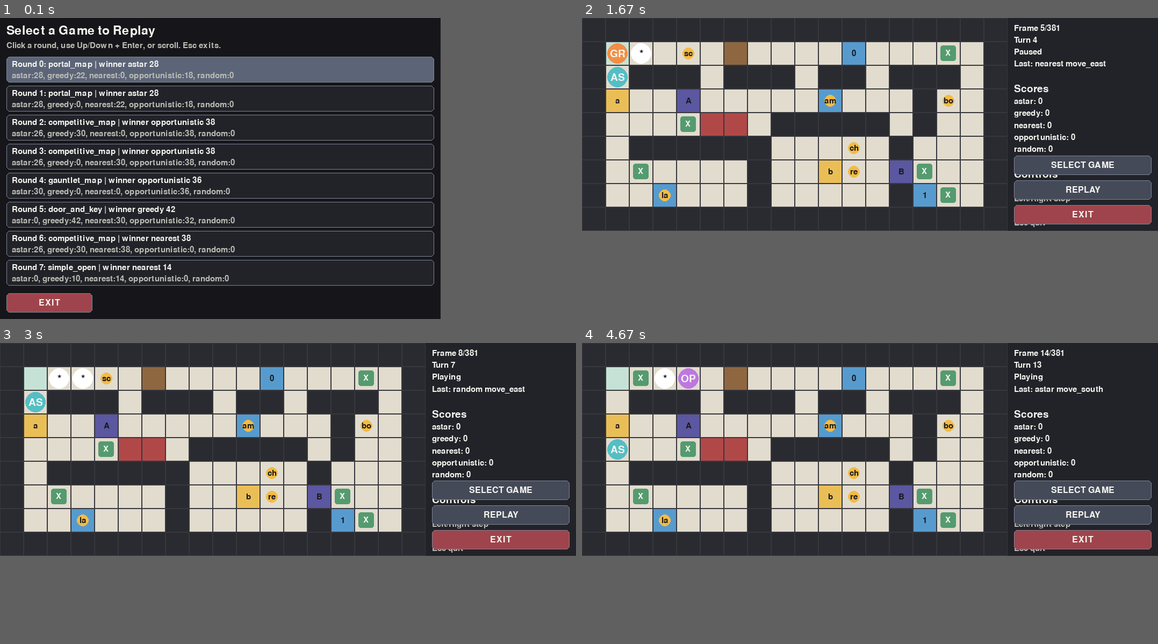
Above: before the commit, frames 1-4 (two rows, left to right).
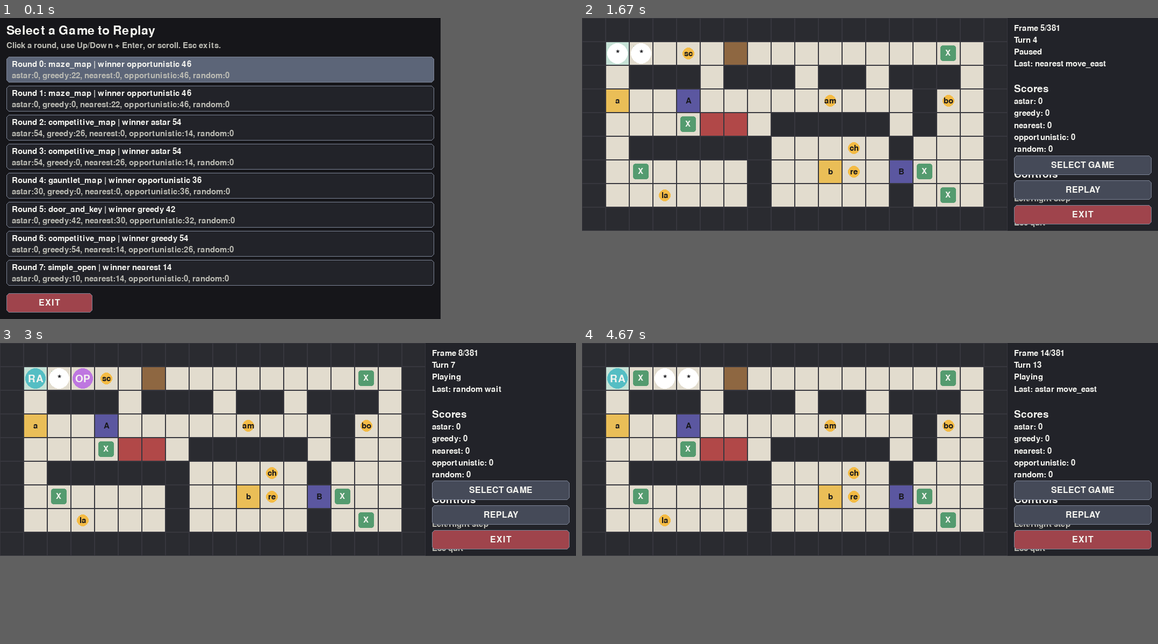
Above: after the commit, the same moments.

Repository: supertweety/DungeonDelivery
Game: pygame game, started from examples/replay_pygame.py
Two runs of this game, one before a commit and one after it. Both use one fixed random seed, a clock stepped at 60 frames per second and the inputs below.
Inputs (mouse positions are in pixels of both pictures, inside the frame that each line leads up to):
- Up to frame 1 (0.1 s): no input
- Up to frame 2 (1.67 s): click (800, 168) at 0.38 s; hold Right 0.67-1.13 s; hold Right 1.17-1.63 s; tap Space at 1.23, 1.53 s
- Up to frame 3 (3 s): hold Left 1.67-2.2 s; tap Space at 1.73, 2.03, 2.73 s; hold Right from 2.67 s (still down)
- Up to frame 4 (4.67 s): tap Space at 3.03, 3.4, 3.7, 3.9, 4.2, 4.4 s; release Right at 3.3 s; hold Left 3.33-3.8 s; hold Right 3.83-4.3 s; hold Right from 4.33 s (still down)

The runs differ from the first frame. In frame 1, 2.7% of the frame differs, in the area x 5-41%, y 14-79%; in frame 2, 1.4%; in frame 3, 1.7%; in frame 4, 1.6%.

Commit message:
Remove portals from game rules

Diff:
--- a/dungeon_delivery/core.py
+++ b/dungeon_delivery/core.py
@@ -200,7 +200,6 @@
     max_turns: int
     round_number: int
     terrain_costs: Mapping[str, int]
-    portals: Mapping[str, tuple[Position, ...]]
 
     def get_cell(self, position: Position) -> str:
         """Return the map character at ``position``."""
@@ -227,7 +226,7 @@
     def neighbors(
         self, position: Position, keys: set[str] | frozenset[str] | None = None
     ) -> list[tuple[Position, Action, int]]:
-        """Return passable neighboring positions after portal teleportation.
+        """Return passable neighboring positions.
 
         Each item is ``(next_position, action, movement_cost)``.
         """
@@ -239,8 +238,7 @@
             if not self.is_passable(raw_next, keys):
                 continue
             cost = self.get_cell_cost(raw_next)
-            final_next = apply_portal(raw_next, self.grid, self.portals)
-            result.append((final_next, action, cost))
+            result.append((raw_next, action, cost))
         return result
 
     def estimate_path_cost(
@@ -250,7 +248,7 @@
 
         The ``keys`` argument is accepted for API consistency with richer
         planning helpers, but this deliberately simple estimate ignores keys,
-        walls, doors, terrain costs, portals, packages, and other agents.
+        walls, doors, terrain costs, packages, and other agents.
         """
 
         return abs(start[0] - goal[0]) + abs(start[1] - goal[1])
@@ -292,23 +290,12 @@
     return [(r, c) for r, row in enumerate(grid) for c, ch in enumerate(row) if ch == "S"]
 
 
-def find_portals(grid: tuple[str, ...]) -> dict[str, tuple[Position, ...]]:
-    """Return portal labels mapped to sorted positions."""
-
-    portals: dict[str, list[Position]] = {}
-    for r, row in enumerate(grid):
-        for c, ch in enumerate(row):
-            if ch.isdigit():
-                portals.setdefault(ch, []).append((r, c))
-    return {label: tuple(sorted(positions)) for label, positions in portals.items()}
-
-
 def cell_cost(cell: str, terrain_costs: Mapping[str, int]) -> int:
     """Return cost of entering a cell character."""
 
     if cell in terrain_costs:
         return terrain_costs[cell]
-    if cell.islower() or cell.isupper() or cell.isdigit():
+    if cell.islower() or cell.isupper():
         return 1
     return 1
 
@@ -329,19 +316,6 @@
     return True
 
 
-def apply_portal(position: Position, grid: tuple[str, ...], portals: Mapping[str, tuple[Position, ...]]) -> Position:
-    """Return final position after deterministic portal teleportation."""
-
-    cell = grid[position[0]][position[1]]
-    if not cell.isdigit():
-        return position
-    positions = portals.get(cell, ())
-    if len(positions) < 2:
-        return position
-    index = positions.index(position)
-    return positions[(index + 1) % len(positions)]
-
-
 def render_board(state: GameState) -> str:
     """Render the current board as ASCII for debugging.
 
@@ -371,7 +345,7 @@
     for package in packages.values():
         if package.package_id not in snapshot.delivered_packages:
             dr, dc = package.destination
-            if cells[dr][dc] in ".S~^" or cells[dr][dc].isdigit():
+            if cells[dr][dc] in ".S~^":
                 cells[dr][dc] = "x"
     for package_id in snapshot.available_packages:
         package = packages[package_id]
@@ -409,7 +383,6 @@
             name = getattr(agents[agent_id], "name", agent_id)
             state_agents[agent_id] = AgentState(agent_id=agent_id, name=name, position=start)
         self.turn_order = turn_order or agent_ids
-        self.portals = find_portals(config.grid)
         package_map = {package.package_id: package for package in config.packages}
         self.state = GameState(
             grid=config.grid,
@@ -516,7 +489,6 @@
             max_turns=self.state.max_turns,
             round_number=self.state.round_number,
             terrain_costs=MappingProxyType(dict(self.state.terrain_costs)),
-            portals=MappingProxyType(self.portals),
         )
         return observation
 
@@ -549,13 +521,10 @@
             dr, dc = action.direction.value
             raw_next = (agent.position[0] + dr, agent.position[1] + dc)
             cost = cell_cost(self.state.grid[raw_next[0]][raw_next[1]], self.state.terrain_costs)
-            agent.position = apply_portal(raw_next, self.state.grid, self.portals)
-            final_cell = self.state.grid[agent.position[0]][agent.position[1]]
+            agent.position = raw_next
             raw_cell = self.state.grid[raw_next[0]][raw_next[1]]
             if raw_cell.islower():
                 agent.collected_keys.add(raw_cell)
-            if final_cell.islower():
-                agent.collected_keys.add(final_cell)
             agent.delay_counter = max(0, cost - 1)
             return
 
--- a/dungeon_delivery/maps.py
+++ b/dungeon_delivery/maps.py
@@ -92,15 +92,15 @@
     description="Two keys unlock higher-value routes, but there are still fallback deliveries.",
 )
 
-PORTAL_MAP = MapSpec(
-    name="portal_map",
-    grid=(
-        "################",
-        "#S..0....#.....#",
+MAZE_MAP = MapSpec(
+    name="maze_map",
+    grid=(
+        "################",
+        "#S.......#.....#",
         "#.####.#.#.###.#",
-        "#......#.#...1.#",
+        "#......#.#.....#",
         "#.######.###.#.#",
-        "#....1......#0.#",
+        "#...........#..#",
         "#..............#",
         "################",
     ),
@@ -109,21 +109,21 @@
         Package("gem", position=(3, 12), destination=(5, 2), value=28),
         Package("vase", position=(1, 5), destination=(6, 12), value=18),
     ),
-    max_turns=260,
-    description="Portals create shortcuts, but using the wrong one can send agents away from good packages.",
+    max_turns=300,
+    description="A maze-like map where corridor structure makes route planning important.",
 )
 
 COMPETITIVE_MAP = MapSpec(
     name="competitive_map",
     grid=(
         "##################",
-        "#S....~....0.....#",
+        "#S....~..........#",
         "#.###.###.##.###.#",
-        "#a..A.....0...#..#",
+        "#a..A.........#..#",
         "#....^^.#####.#..#",
         "#.######.....#...#",
         "#......#..b..B...#",
-        "#..1...#.....#1..#",
+        "#......#.....#...#",
         "##################",
     ),
     packages=(
@@ -135,24 +135,24 @@
         Package("book", position=(3, 15), destination=(6, 2), value=26),
     ),
     max_turns=380,
-    description="A larger competitive board with keys, doors, portals, traps, and value/distance tradeoffs.",
+    description="A larger competitive board with keys, doors, traps, and value/distance tradeoffs.",
 )
 
 GAUNTLET_MAP = MapSpec(
     name="gauntlet_map",
     grid=(
         "####################",
-        "#S...~....#....0...#",
+        "#S...~....#........#",
         "#.###.##..#.######.#",
         "#...#..#..#....#...#",
         "###.#..#..####.#.^##",
         "#a..#..A.....#.#...#",
         "#.#####.###..#.#.#.#",
         "#.....#...#..#...#.#",
-        "#.1...###.#..###.#.#",
-        "#.....#...#....bB#0#",
+        "#.....###.#..###.#.#",
+        "#.....#...#....bB#.#",
         "#..^..#...####...#.#",
-        "#.....1..........#.#",
+        "#................#.#",
         "####################",
     ),
     packages=(
@@ -163,14 +163,14 @@
         Package("quartz", position=(8, 2), destination=(9, 18), value=28),
     ),
     max_turns=460,
-    description="A long-form challenge map where portals and keys matter over many turns.",
+    description="A long-form challenge map where keys, doors, traps, and corridors matter over many turns.",
 )
 
 FIXED_MAPS: tuple[MapSpec, ...] = (
     SIMPLE_OPEN,
     MUD_SHORTCUT,
     DOOR_AND_KEY,
-    PORTAL_MAP,
+    MAZE_MAP,
     COMPETITIVE_MAP,
     GAUNTLET_MAP,
 )
@@ -191,7 +191,7 @@
 ) -> MapSpec:
     """Generate a simple open map with random packages.
 
-    This generator avoids doors and portals so generated maps remain easy to
+    This generator avoids doors so generated maps remain easy to
     reason about in an introductory assignment.
     """
 
--- a/dungeon_delivery/pygame_viewer.py
+++ b/dungeon_delivery/pygame_viewer.py
@@ -18,7 +18,6 @@
     "trap": (177, 72, 72),
     "door": (91, 87, 160),
     "key": (234, 190, 87),
-    "portal": (87, 155, 206),
     "package": (244, 187, 68),
     "destination": (84, 155, 111),
     "text": (245, 245, 240),
@@ -537,8 +536,6 @@
         return COLORS["door"]
     if ch.islower():
         return COLORS["key"]
-    if ch.isdigit():
-        return COLORS["portal"]
     return COLORS["floor"]
 
 
--- a/examples/replay_pygame.py
+++ b/examples/replay_pygame.py
@@ -9,7 +9,7 @@
 
 import argparse
 
-from dungeon_delivery.maps import COMPETITIVE_MAP, DOOR_AND_KEY, GAUNTLET_MAP, MUD_SHORTCUT, PORTAL_MAP, SIMPLE_OPEN
+from dungeon_delivery.maps import COMPETITIVE_MAP, DOOR_AND_KEY, GAUNTLET_MAP, MAZE_MAP, MUD_SHORTCUT, SIMPLE_OPEN
 from dungeon_delivery.pygame_viewer import replay_tournament
 from dungeon_delivery.tournament import default_baseline_agents, run_tournament
 
@@ -17,7 +17,7 @@
     "simple": SIMPLE_OPEN,
     "mud": MUD_SHORTCUT,
     "door": DOOR_AND_KEY,
-    "portal": PORTAL_MAP,
+    "maze": MAZE_MAP,
     "competitive": COMPETITIVE_MAP,
     "gauntlet": GAUNTLET_MAP,
 }
--- a/tests/test_engine.py
+++ b/tests/test_engine.py
@@ -63,19 +63,6 @@
     assert ACTIONS["move_east"] in game.make_observation("a").legal_actions
     game.step("a")
     assert game.state.agents["a"].position == (1, 3)
-
-
-def test_portals_teleport_correctly():
-    game = make_game(
-        [
-            "#######",
-            "#S0..0#",
-            "#######",
-        ],
-        agents={"a": ScriptedAgent([ACTIONS["move_east"]])},
-    )
-    game.step("a")
-    assert game.state.agents["a"].position == (1, 5)
 
 
 def test_agents_can_share_cells_and_do_not_block_movement():
Not shown, changed: README.md
Binary file changed: docs/pygame_replay_screenshot.png
Not shown, changed: examples/dungeon_delivery_tournament_dashboard.ipynb
